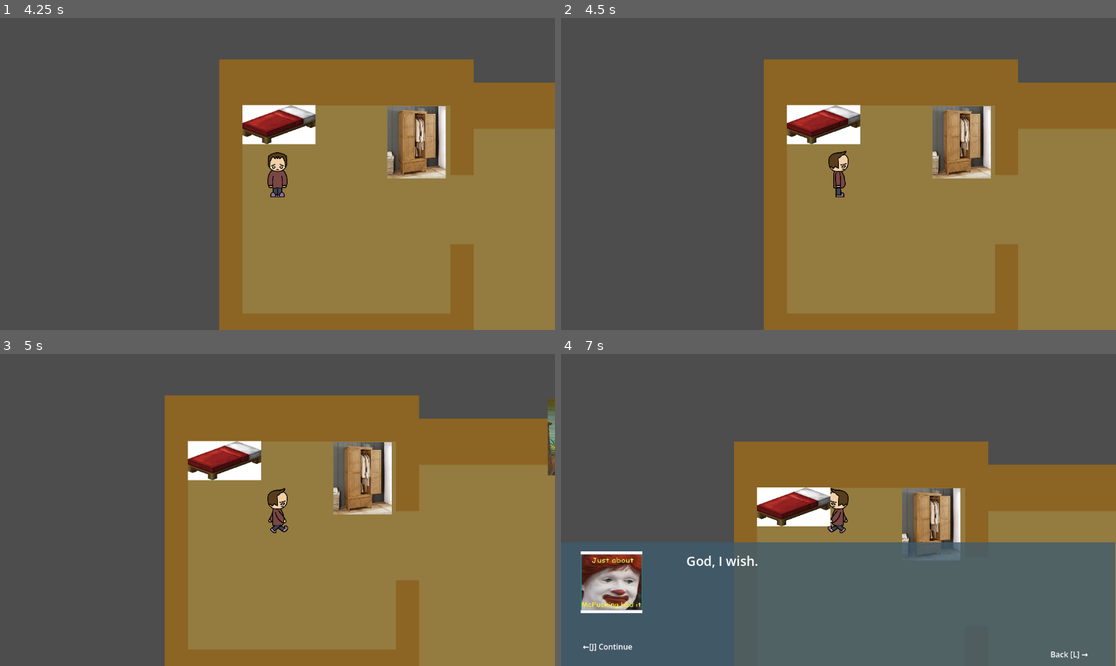
Above: before the commit, frames 1-4 (two rows, left to right).
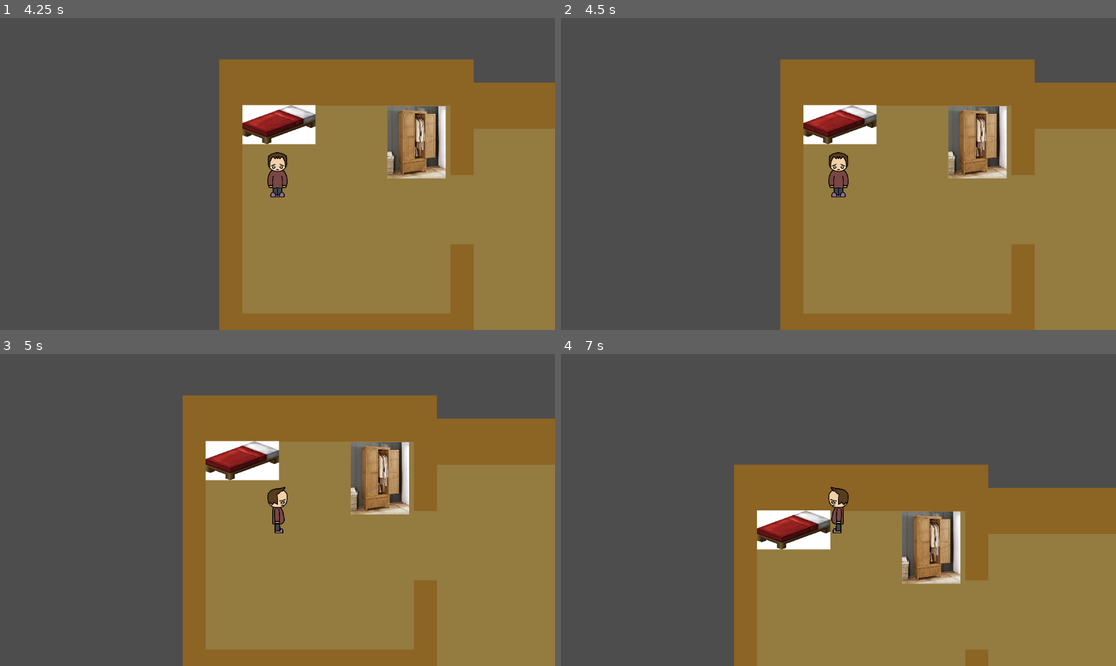
Above: after the commit, the same moments.

Repository: Isabelle1909/JuggleManMania
Game: Godot game, scene res://scenes/ui_scenes/MainMenu.tscn
Same seed, same stepped clock (60 frames per second), same inputs: the game is played once before the commit and once after it. The engine's default icon, where the game draws it, is replaced by a stand-in: a white triangle on a blue panel in a dark square.
Inputs:
- Up to frame 1 (4.25 s): click "New Game" at 0.5 s; click "Press J to continue" at 1.25 s; click "Press J to continue" at 2 s; tap Enter at 2.75 s; hold D (move_right) 2.78-3.53 s; tap J (interact) at 2.85, 3.6 s; tap Space at 3.5 s; hold L (back) from 3.53 s (still down)
- Up to frame 2 (4.5 s): tap Enter at 4.25 s; release L (back) at 4.28 s; hold D (move_right) from 4.28 s (still down); tap T (test input 1) at 4.35 s
- Up to frame 3 (5 s): keep holding D (move_right); tap J (interact) at 4.55 s
- Up to frame 4 (7 s): release D (move_right) at 5.03 s; hold Up (ui_up) 5.03-5.78 s; tap J (interact) at 5.1, 5.85, 6.8 s; hold A (move_left) from 5.78 s (still down); tap T (test input 1) at 6.6 s

Frame 1 is identical in both runs. In frame 2, 11% of the frame differs, in the area x 36-86%, y 13-100%; in frame 3, 12%; in frame 4, 51%, in the area x 0-100%, y 28-100%.

Commit message:
costume and costume chaning/ day incrementation

Diff:
--- a/juggle-man-mania-project/scenes/house_level/house.tscn
+++ b/juggle-man-mania-project/scenes/house_level/house.tscn
@@ -21,7 +21,7 @@
 size = Vector2(132, 150.5)
 
 [sub_resource type="RectangleShape2D" id="RectangleShape2D_82h1m"]
-size = Vector2(126.5, 86)
+size = Vector2(126.5, 50)
 
 [sub_resource type="RectangleShape2D" id="RectangleShape2D_e5ov4"]
 size = Vector2(132, 123)
@@ -30,24 +30,26 @@
 size = Vector2(132, 123)
 
 [node name="house" type="Node2D" unique_id=626814677]
+y_sort_enabled = true
 script = ExtResource("1_a5e21")
 
 [node name="GameTilemap" type="Node2D" parent="." unique_id=1779792854]
 
 [node name="Floor" type="TileMapLayer" parent="GameTilemap" unique_id=1814066016]
+z_index = -1
 tile_map_data = PackedByteArray("AAD+//7/AQACAAMAAAD///7/AQACAAMAAAAAAP7/AQACAAMAAAABAP7/AQACAAMAAAACAP7/AQACAAMAAAADAP …(8688 unchanged characters)…
 tile_set = ExtResource("2_qf7xi")
 
 [node name="Wall" type="TileMapLayer" parent="GameTilemap" unique_id=250894695]
+z_index = -1
 tile_map_data = PackedByteArray("AAACAPz/AAAAAAAAAAACAP3/AAAAAAAAAAADAP3/AAAAAAAAAAAEAP3/AAAAAAAAAAAFAP3/AAAAAAAAAAAGAP …(2560 unchanged characters)…
 tile_set = ExtResource("2_qf7xi")
 
-[node name="player" parent="." unique_id=1271940088 instance=ExtResource("3_cyy7t")]
-position = Vector2(-23, 46)
-
 [node name="key_interactables" type="Node2D" parent="." unique_id=279575357]
+y_sort_enabled = true
 
 [node name="mirror" type="StaticBody2D" parent="key_interactables" unique_id=1406826812]
+y_sort_enabled = true
 position = Vector2(294, 472)
 script = ExtResource("4_ivbvj")
 title = "mirror"
@@ -62,6 +64,7 @@
 shape = SubResource("RectangleShape2D_bhgw4")
 
 [node name="bed" type="StaticBody2D" parent="key_interactables" unique_id=1265703226]
+y_sort_enabled = true
 position = Vector2(-45, -70)
 script = ExtResource("4_ivbvj")
 title = "bed"
@@ -76,6 +79,7 @@
 shape = SubResource("RectangleShape2D_3ewhn")
 
 [node name="wardrobe" type="StaticBody2D" parent="key_interactables" unique_id=244664781]
+y_sort_enabled = true
 position = Vector2(271, -35)
 script = ExtResource("4_ivbvj")
 title = "wardrobe"
@@ -90,20 +94,22 @@
 shape = SubResource("RectangleShape2D_0fn05")
 
 [node name="computer" type="StaticBody2D" parent="key_interactables" unique_id=662879841]
+y_sort_enabled = true
 position = Vector2(1146, 22)
 script = ExtResource("4_ivbvj")
 title = "computer"
 
 [node name="Sprite2D" type="Sprite2D" parent="key_interactables/computer" unique_id=575539642]
-position = Vector2(4, 1.0000305)
-scale = Vector2(0.24472573, 0.23521127)
+position = Vector2(4, -1.6249838)
+scale = Vector2(0.24472573, 0.25000006)
 texture = ExtResource("8_eew2d")
 
 [node name="CollisionShape2D" type="CollisionShape2D" parent="key_interactables/computer" unique_id=571972320]
-position = Vector2(3.25, 2)
+position = Vector2(3.25, 20)
 shape = SubResource("RectangleShape2D_82h1m")
 
 [node name="front_door" type="StaticBody2D" parent="key_interactables" unique_id=1715739860]
+y_sort_enabled = true
 position = Vector2(725, 865)
 script = ExtResource("4_ivbvj")
 title = "front_door"
@@ -118,6 +124,7 @@
 shape = SubResource("RectangleShape2D_e5ov4")
 
 [node name="back_door" type="StaticBody2D" parent="key_interactables" unique_id=1488391012]
+y_sort_enabled = true
 position = Vector2(720, -88)
 script = ExtResource("4_ivbvj")
 title = "back_door"
@@ -131,4 +138,8 @@
 position = Vector2(0.5, -0.5)
 shape = SubResource("RectangleShape2D_w4xns")
 
+[node name="player" parent="." unique_id=1271940088 instance=ExtResource("3_cyy7t")]
+y_sort_enabled = true
+position = Vector2(-23, 46)
+
 [node name="text_ui" parent="." unique_id=1281821818 instance=ExtResource("10_cy5ox")]
--- a/juggle-man-mania-project/scenes/house_level/player.tscn
+++ b/juggle-man-mania-project/scenes/house_level/player.tscn
@@ -368,9 +368,10 @@
 }]
 
 [sub_resource type="RectangleShape2D" id="RectangleShape2D_onrkg"]
-size = Vector2(108, 112)
+size = Vector2(43, 16)
 
 [node name="player" type="CharacterBody2D" unique_id=1271940088]
+position = Vector2(26, -49)
 script = ExtResource("1_onrkg")
 
 [node name="AnimatedSprite2D" type="AnimatedSprite2D" parent="." unique_id=326784924]
@@ -379,26 +380,27 @@
 autoplay = "normal_idle_front"
 
 [node name="CollisionShape2D" type="CollisionShape2D" parent="." unique_id=633170641]
+position = Vector2(0, 41)
 shape = SubResource("RectangleShape2D_onrkg")
 
 [node name="up" type="RayCast2D" parent="." unique_id=1733015288]
-position = Vector2(0, -24)
-target_position = Vector2(0, -24)
+position = Vector2(0, 23)
+target_position = Vector2(0, -48)
 hit_from_inside = true
 
 [node name="down" type="RayCast2D" parent="." unique_id=2141125842]
 position = Vector2(0, 24)
-target_position = Vector2(0, 24)
+target_position = Vector2(0, 48)
 hit_from_inside = true
 
 [node name="left" type="RayCast2D" parent="." unique_id=1694534361]
-position = Vector2(-24, 0)
-target_position = Vector2(-24, 0)
+position = Vector2(0, 24)
+target_position = Vector2(-48, 0)
 hit_from_inside = true
 
 [node name="right" type="RayCast2D" parent="." unique_id=117568115]
-position = Vector2(24, 0)
-target_position = Vector2(24, 0)
+position = Vector2(1, 24)
+target_position = Vector2(48, 0)
 hit_from_inside = true
 
 [node name="Camera2D" type="Camera2D" parent="." unique_id=987387589]
--- a/juggle-man-mania-project/scripts/house_level/house.gd
+++ b/juggle-man-mania-project/scripts/house_level/house.gd
@@ -23,6 +23,7 @@
 	TextManager.hm = help_menu
 	TextManager.rs = result_scr
 
+
 func on_entered():
 	if SystemManager.house_position != null:
 		text_box.visible = false
--- a/juggle-man-mania-project/scripts/house_level/player.gd
+++ b/juggle-man-mania-project/scripts/house_level/player.gd
@@ -13,7 +13,9 @@
 var dir
 var ani = "idle_"
 
-
+func _ready() -> void:
+		facing_ray = $down
+		animation_manager()
 
 func _physics_process(delta: float) -> void:
 	if true_disabled:
@@ -63,13 +65,32 @@
 			TextManager.close_text(item_near,TextManager.tb)
 			item_near = "none"
 			disabled = false
+
+		elif item_near.contains("wardrobe"):
+			if SystemManager.time.contains("morning") && !SystemManager.in_costume:
+				SystemManager.in_costume = true
+			elif SystemManager.time.contains("evening") && SystemManager.in_costume:
+				SystemManager.in_costume = false
+		elif item_near.contains("bed"):
+			if SystemManager.time.contains("evening") && SystemManager.in_costume:
+				print("need to get ready for bed first")
+			elif SystemManager.time.contains("evening") && !SystemManager.in_costume:
+				print("night night")
+				SystemManager.increment_time()
 		elif item_near.contains("front_door"):
-			get_parent().on_entered_done = false
-			SystemManager.open_juggling(position)
+			if SystemManager.time.contains("morning") && SystemManager.in_costume == true:
+				get_parent().on_entered_done = false
+				SystemManager.open_juggling(position)
+			elif SystemManager.time.contains("morning"):
+				print("I need to get dressed")
+			elif SystemManager.time.contains("evening"):
+				print("i dont want to go anywhere now")
+
 		elif item_near.contains("back_door"):
 			camera.enabled = false
 			true_disabled = true
 			SystemManager.open_balcony()
+
 		elif !item_near.contains("none")&&!item_near.contains("Wall"):
 			print(item_near)
 			disabled = true
--- a/juggle-man-mania-project/tilesets/balcony_tileset.tres
+++ b/juggle-man-mania-project/tilesets/balcony_tileset.tres
@@ -10,11 +10,15 @@
 texture = ExtResource("1_fcmk3")
 texture_region_size = Vector2i(48, 48)
 0:8/0 = 0
+0:8/0/physics_layer_0/polygon_0/points = PackedVector2Array(-24, -12.982899, -24, 24, 24, 24, 24, -12.982899)
 1:8/0 = 0
+1:8/0/physics_layer_0/polygon_0/points = PackedVector2Array(-24, -12.982899, -24, 24, 24, 24, 24, -14.111847)
 2:8/0 = 0
+2:8/0/physics_layer_0/polygon_0/points = PackedVector2Array(-24, -14.111847, -24, 24, 24, 24, 24, -12.982899)
 2:9/0 = 0
-1:9/0 = 0
+2:9/0/physics_layer_0/polygon_0/points = PackedVector2Array(10.725006, 24, 24, 24, 24, -24, 9.596054, -24)
 0:9/0 = 0
+0:9/0/physics_layer_0/polygon_0/points = PackedVector2Array(-24, -24, -24, 24, -12.418423, 24, -11.2894745, -24)
 4:9/0 = 0
 4:8/0 = 0
 4:7/0 = 0
@@ -114,11 +118,17 @@
 texture = ExtResource("2_ixc8o")
 texture_region_size = Vector2i(48, 48)
 5:3/0 = 0
+5:3/0/physics_layer_0/polygon_0/points = PackedVector2Array(-24, -24, -24, 24, 24, 24, 24, -24)
 4:3/0 = 0
+4:3/0/physics_layer_0/polygon_0/points = PackedVector2Array(-24, -24, -24, 24, 24, 24, 24, -24)
 3:3/0 = 0
+3:3/0/physics_layer_0/polygon_0/points = PackedVector2Array(-24, -24, -24, 24, 24, 24, 24, -24)
 3:4/0 = 0
+3:4/0/physics_layer_0/polygon_0/points = PackedVector2Array(-24, -24, -24, 24, 24, 24, 24, -24)
 4:4/0 = 0
+4:4/0/physics_layer_0/polygon_0/points = PackedVector2Array(-24, -24, -24, 24, 24, 24, 24, -24)
 5:4/0 = 0
+5:4/0/physics_layer_0/polygon_0/points = PackedVector2Array(-24, -24, -24, 24, 24, 24, 24, -24)
 
 [sub_resource type="TileSetAtlasSource" id="TileSetAtlasSource_qhft1"]
 texture = ExtResource("1_62lp0")
